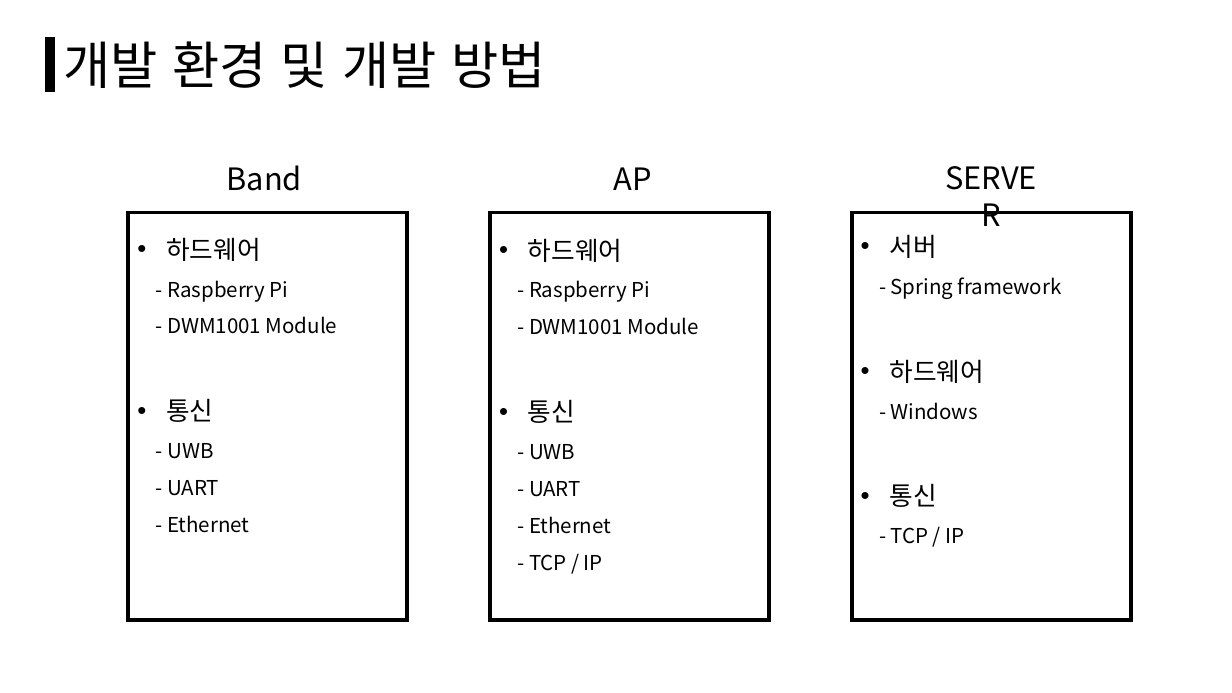
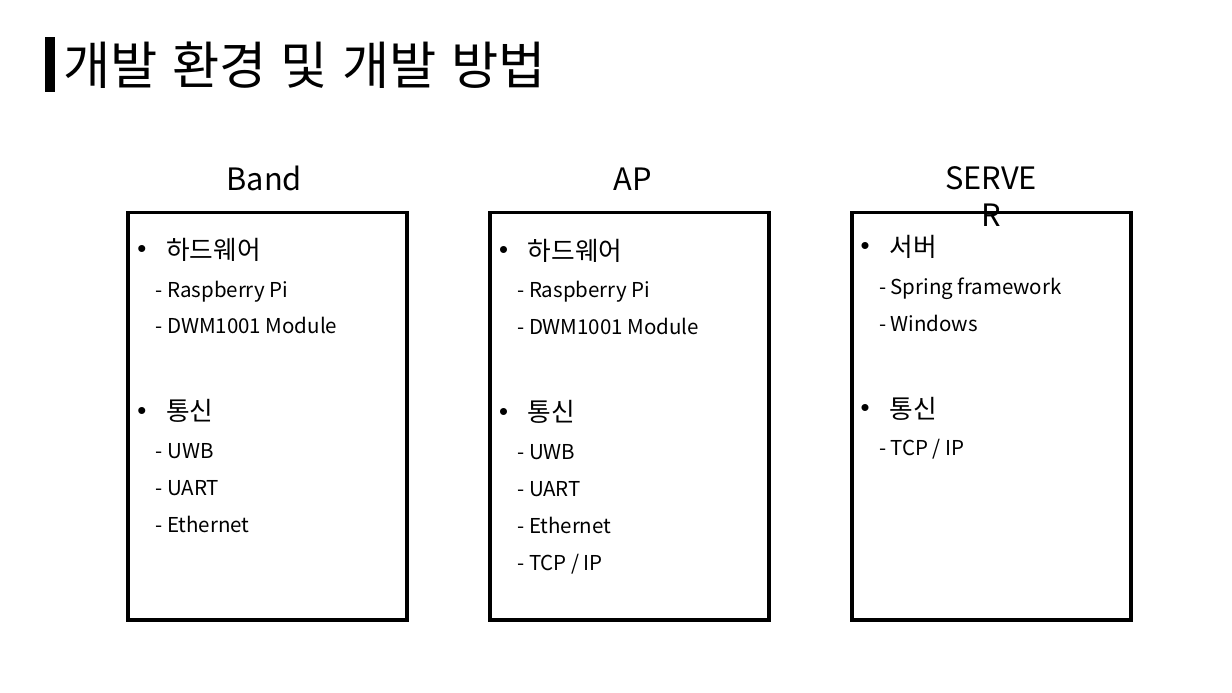
Before and after one commit to Final-Project-KPU/Plan, a slide deck: slide 10 of 제안서(김동민,김상현,나기엽,허영민).pptx. Drawn at 1232x693 pixels with LibreOffice and Linux fonts; fonts in the diff are those of the drawing. Boxes give left, top, right and bottom in pixels: in the first picture for what was removed or moved away, otherwise in the second. Text is boxed around its words. In the diff, an @@ line names an element or a change of style, - is before the commit and + after.

```diff
--- a/제안서(김동민,김상현,나기엽,허영민).pptx
+++ b/제안서(김동민,김상현,나기엽,허영민).pptx
@@ text at box(890, 359, 985, 383): paragraph removed @@
-• 하드웨어
```
Also in this commit, not shown: 2 other slides changed, 1 slide added, 1 other file.
